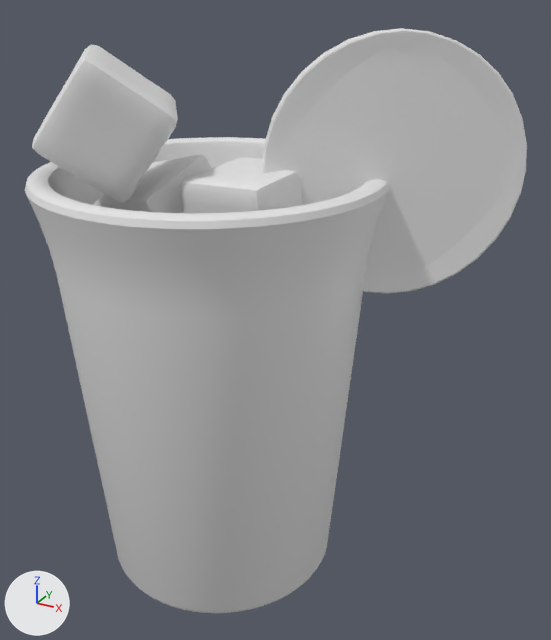
Two versions of the OBJ model public/assets/drink-baked/blog0084.obj, one commit apart.
Camera for both pictures: a 50 mm lens placed at (3.42, -5.13, 5.07), pointed at (0.54, 0.1, 2.46). The axes (+X, +Y, +Z) are drawn at lower left. The lights are the same throughout. The older version comes first. Where no turn or scale is listed for an object, it has been applied to the vertices.
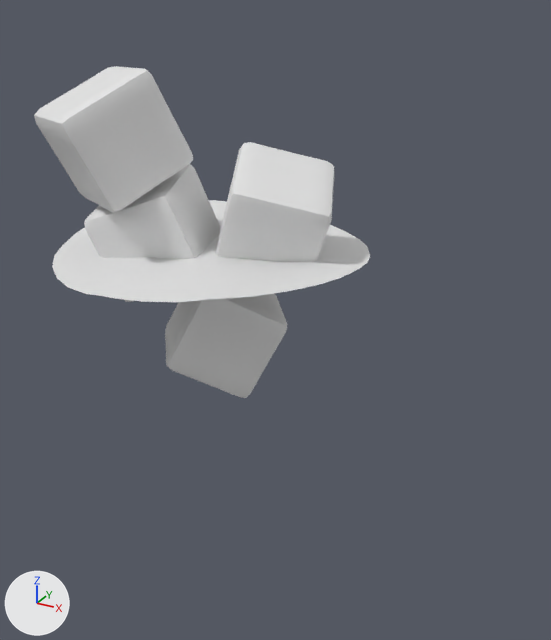
Scene script edits in JSON lines:
```json
{"block": "me_cube", "where": "# used by ob_cube; location = (0.0, 0.0, 0.0)"}
{"op": "remove", "block": "me_cube", "code": "me_cube.from_pydata(...)  # 386 vertices, 384 faces; spans x -0.643..0.631, y -0.637..0.614, z 1.793..2.878"}
{"op": "add", "block": "me_cube", "code": "me_cube.from_pydata(...)  # 386 vertices, 384 faces; spans x -0.57..0.679, y -0.559..0.638, z 1.77..2.808"}
{"block": "me_cube", "change": "me_cube part 1: the whole mesh is multiplied about its middle by the matrix ((-0.938, -0.326, 0.117), (-0.008, 0.356, 0.934), (-0.346, 0.876, -0.337)), then moved by (0.061, 0.051, -0.046)"}
{"block": "me_cube_001", "where": "# used by ob_cube_001; location = (0.0, 0.0, 0.0)"}
{"op": "remove", "block": "me_cube_001", "code": "me_cube_001.from_pydata(...)  # 386 vertices, 384 faces; spans x -0.982..0.039, y -0.526..0.533, z 2.667..3.767"}
{"op": "add", "block": "me_cube_001", "code": "me_cube_001.from_pydata(...)  # 386 vertices, 384 faces; spans x -0.993..0.127, y -0.707..0.362, z 2.631..3.684"}
{"block": "me_cube_001", "change": "me_cube_001 part 2: the whole mesh is multiplied about its middle by the matrix ((0.908, -0.393, -0.145), (0.413, 0.897, 0.158), (0.068, -0.203, 0.977)), then moved by (0.039, -0.176, -0.06)"}
{"block": "me_cube_002", "where": "# used by ob_cube_002; location = (0.0, 0.0, 0.0)"}
{"op": "remove", "block": "me_cube_002", "code": "me_cube_002.from_pydata(...)  # 386 vertices, 384 faces; spans x -0.041..0.885, y -0.519..0.409, z 2.913..3.808"}
{"op": "add", "block": "me_cube_002", "code": "me_cube_002.from_pydata(...)  # 386 vertices, 384 faces; spans x -0.097..1.081, y -0.389..0.747, z 2.791..3.893"}
{"block": "me_cube_002", "change": "me_cube_002 part 3: the whole mesh is multiplied about its middle by the matrix ((0.217, -0.92, 0.326), (-0.185, -0.366, -0.912), (0.959, 0.138, -0.249)), then moved by (0.07, 0.235, -0.019)"}
{"block": "me_cube_003", "where": "# used by ob_cube_003; location = (0.0, 0.0, 0.0)"}
{"op": "remove", "block": "me_cube_003", "code": "me_cube_003.from_pydata(...)  # 386 vertices, 384 faces; spans x -1.243..0.035, y -1.098..0.105, z 3.545..4.648"}
{"op": "add", "block": "me_cube_003", "code": "me_cube_003.from_pydata(...)  # 386 vertices, 384 faces; spans x -1.162..-0.008, y -1.066..0.15, z 3.458..4.505"}
{"block": "me_cube_003", "change": "me_cube_003 part 4: the whole mesh is multiplied about its middle by the matrix ((0.664, -0.54, -0.517), (0.027, 0.708, -0.706), (0.747, 0.455, 0.485)), then moved by (0.019, 0.038, -0.115)"}
{"block": "me_plane", "where": "# used by ob_plane; location = (0.0, 0.0, 0.0)"}
{"op": "remove", "block": "me_plane", "code": "me_plane.from_pydata(...)  # 254 vertices, 74 faces; spans x -1.31..1.31, y -1.3..1.3, z 3.0..3.11"}
{"op": "add", "block": "me_plane", "code": "me_plane.from_pydata(...)  # 230 vertices, 171 faces; spans x -1.31..1.31, y -1.31..1.31, z 3.0..3.11"}
{"block": "me_plane", "change": "me_plane part 5: 19 vertices moved from x -1.31..1.31, y -1.3..1.3, z 3.04..3.08 to x -1.31..1.31, y -1.31..1.31, z 3.02..3.08; 178 vertices removed from x -1.3..1.3, y -1.28..1.28, z 3.0..3.11; 154 vertices added at x -1.29..1.29, y -1.28..1.28, z 3.0..3.11"}
{"op": "remove", "block": "ob_circle_001", "code": ["ob_circle_001 = bpy.data.objects.new('Circle.001', me_circle_001)", "ob_circle_001.location = (0.0, 0.0, 0.0)"]}
{"op": "remove", "block": "ob_cylinder", "code": ["ob_cylinder = bpy.data.objects.new('Cylinder', me_cylinder)", "ob_cylinder.location = (0.0, 0.0, 0.0)"]}
```

Where the change shows, as pixel boxes (x1, y1, x2, y2) in the pictures (551 x 640 px; the box of a moved part takes in the faces that stretch with it):
```json
{"object": "Cylinder", "change": "deleted", "before": [25, 137, 389, 613]}
{"object": "Circle.001", "change": "deleted", "before": [262, 28, 527, 294]}
{"object": "Cube.003", "change": "reshaped", "before": [32, 44, 178, 202], "after": [34, 66, 193, 212], "on screen": "9% wider, 8% shorter"}
{"object": "Cube.002", "change": "reshaped", "before": [179, 157, 302, 213], "after": [215, 142, 334, 289]}
{"object": "Cube.001", "change": "reshaped", "before": [93, 154, 212, 213], "after": [84, 164, 221, 302]}
{"part": 1, "of": "me_cube", "change": "moved or reshaped", "after": [165, 293, 288, 398], "on screen": "not visible before"}
{"part": 5, "of": "me_plane", "change": "moved or reshaped", "after": [52, 200, 370, 302], "on screen": "not visible before"}
```
